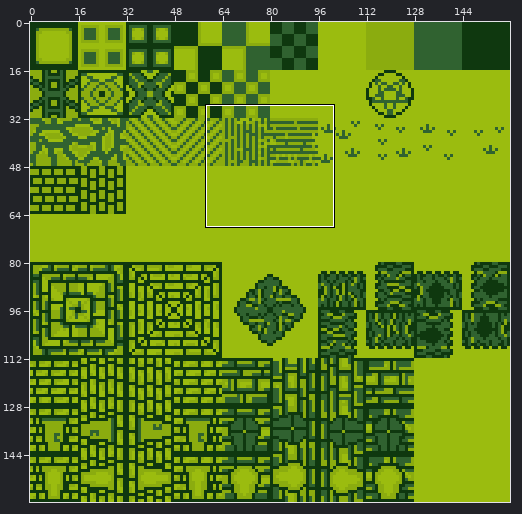
Pixel-art file, stored at CurwenManor/assets/gfx/tiles.aseprite. The picture above shows the old version from afar; the outline marks the close-up.
Close-up. Old version:
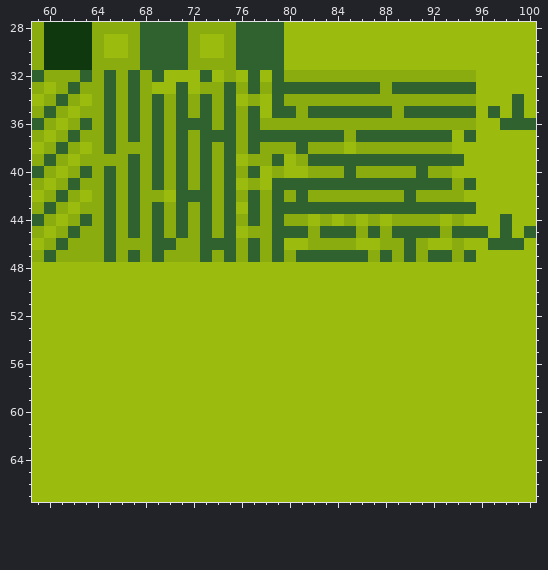
160x160 pixels, 1 frame. Shown: x 59..100, y 28..67. The commit also changed other parts of the picture, which this record leaves out.
The same view after the edit:
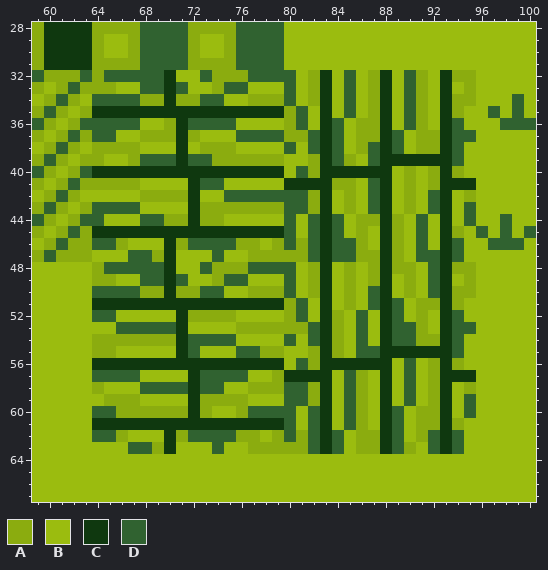
Palette (. is transparent): A #8bac0f  B #9bbc0f  C #0f380f  D #306230
The edit:
@@ x 59..100 @@
 31 ACCCCAAAADDDDAAAADDDDBBBBBBBBBBBBBBBBBBBBB
-32 DAAADADADADBBBDBABDBDAAAAAAAAAAAAAAAABBBBB
-33 ABADAADADABBDBAADADADDDDDDDDDADDDDDDDBBBBB
-34 BADABADADADADADADBABDAAAAAAAAAAAAAAAABBBDB
-35 ADABAADADADADADADADBDDADDDDDDDADDDDDDBDBDB
-36 DABADADADADADDDADADAAAAAAAAAAAAAAAAAABBDDD
-37 ABADAADADADADADDDADDDDDDDDADDDDDDDDBDBBBBB
-38 BADABADAAADADADADADAAADAAABAAAAAAAABBBBBBB
-39 ADABAAAADADADADADBAADBADDDDDDDDDDDDDBBBBBB
-40 DABADADADADADADADADBABBAAADAAAAADAABBBBBBB
-41 ABADAADADADADADADBABDDDDDDDDDDDDDDDADBBBBB
-42 BADABADADAABDDDADADADADAAAAAAAADAAAABBBBBB
-43 ADABAADADADADADADBDADDDDDDDDDDDDDDDDDBBBBB
-44 DABADADADADADADADADADAABABABABAAAABABBBDBB
-45 ABADAADADADADADADBAADDDADDDADADDDDADDDBDBD
-46 BADAAADAAADDAADDDADADBBAAAABBAADABBABBDDDB
-47 ADAAAADADADAAADADADADADDDDDDADADADDADBBBBB
-48 BBBBBBBBBBBBBBBBBBBBBBBBBBBBBBBBBBBBBBBBBB
-49 BBBBBBBBBBBBBBBBBBBBBBBBBBBBBBBBBBBBBBBBBB
-50 BBBBBBBBBBBBBBBBBBBBBBBBBBBBBBBBBBBBBBBBBB
-51 BBBBBBBBBBBBBBBBBBBBBBBBBBBBBBBBBBBBBBBBBB
-52 BBBBBBBBBBBBBBBBBBBBBBBBBBBBBBBBBBBBBBBBBB
-53 BBBBBBBBBBBBBBBBBBBBBBBBBBBBBBBBBBBBBBBBBB
-54 BBBBBBBBBBBBBBBBBBBBBBBBBBBBBBBBBBBBBBBBBB
-55 BBBBBBBBBBBBBBBBBBBBBBBBBBBBBBBBBBBBBBBBBB
-56 BBBBBBBBBBBBBBBBBBBBBBBBBBBBBBBBBBBBBBBBBB
-57 BBBBBBBBBBBBBBBBBBBBBBBBBBBBBBBBBBBBBBBBBB
-58 BBBBBBBBBBBBBBBBBBBBBBBBBBBBBBBBBBBBBBBBBB
-59 BBBBBBBBBBBBBBBBBBBBBBBBBBBBBBBBBBBBBBBBBB
-60 BBBBBBBBBBBBBBBBBBBBBBBBBBBBBBBBBBBBBBBBBB
-61 BBBBBBBBBBBBBBBBBBBBBBBBBBBBBBBBBBBBBBBBBB
-62 BBBBBBBBBBBBBBBBBBBBBBBBBBBBBBBBBBBBBBBBBB
-63 BBBBBBBBBBBBBBBBBBBBBBBBBBBBBBBBBBBBBBBBBB
+32 DAAADADDDDDCBBDAAADDDDBACBDBACBDABCAABBBBB
+33 ABADAAABBDDCDBBADDBBBDBACBDBACBDABCBABBBBB
+34 BADABDDDDAACAADDBBAAADBACBDBACBDABCAABBBDB
+35 ADABACCCCCCCCCCCCCCCCADBCBDBACBDABCABBDBDB
+36 DABADDDDDBBACDDDDBBBBADBCDBAACBDABCDBBBDDD
+37 ABADADDBBAAACABBBDDDDAADCDBAACDBAACDDBBBBB
+38 BADABAAAABBBCBAAABBBBDBDCDBADCDBAACDBBBBBB
+39 ADABAABBADDDCDDAAAAAABBACDABDCCCCCCDBBBBBB
+40 DABADCCCCCCCCCCCCCCCCBDACCCCCCBABACABBBBBB
+41 ABADAAAAABBBBCDDBBBBBCCCCAABDCBABACCCBBBBB
+42 BADABBBBBAAAACBBDDDDDDDACBABDCBABDCBABBBBB
+43 ADABADDDDBBBBCAAAAAAADDACBABDCBABDCBDBBBBB
+44 DABADDBBBDDAACAABBBBBDBDCDBAACABDBCBDBBDBB
+45 ABADACCCCCCCCCCCCCCCCDBDCDBABCABDBCABDBDBD
+46 BADAADDABBBCADDDDAABADADCDDABCABDBCDBBDDDB
+47 ADAAABBBDDACBBBDBBAAAAADCDDAACABDDCDBBBBBB
+48 BBBBBADDDDDCBBDAAADDDDBACBABACAABDCAABBBBB
+49 BBBBBAABBDDCDBBADDBBBDBACBABACBABDCBABBBBB
+50 BBBBBDDDDAACAADDBBAAADBACBABDCBABDCAABBBBB
+51 BBBBBCCCCCCCCCCCCCCCCADBCBABDCDBAACABBBBBB
+52 BBBBBDDBBBBBCAAAABBBBADBCABDBCDBABCDBBBBBB
+53 BBBBBBBDDDDDCBBBBAAAAAADCABDBCDDABCDDBBBBB
+54 BBBBBAAAAAAACDDDDBBBBDBDCABDBCDDAACDBBBBBB
+55 BBBBBAABBBBBCDBBBDDAABBACABDDCCCCCCDBBBBBB
+56 BBBBBCCCCCCCCCCCCCCCCBDACCCCCCBDBACABBBBBB
+57 BBBBBDDDDBBBBCDDDDBBACCCCBDABCBDBACCCBBBBB
+58 BBBBBABBBDDDDCDDBBAAADDACBDABCBDBACBABBBBB
+59 BBBBBBAAABBBBCAAAABBBDDACBDABCBDBACBDBBBBB
+60 BBBBBDDAAAAAACABBADDDDBDCBDABCDBAACBDBBBBB
+61 BBBBBCCCCCCCCCCCCCCCCDBDCBDABCDBAACABBBBBB
+62 BBBBBDDABBBCADDDDAABADADCDBAACDBADCDBBBBBB
+63 BBBBBBBBDDACBBBDBBAAAAADCDBAACDABDCDBBBBBB
 64 BBBBBBBBBBBBBBBBBBBBBBBBBBBBBBBBBBBBBBBBBB
Changed places in both close-ups, as pixel boxes (x1, y1, x2, y2):
changed: (92, 70, 476, 454)
